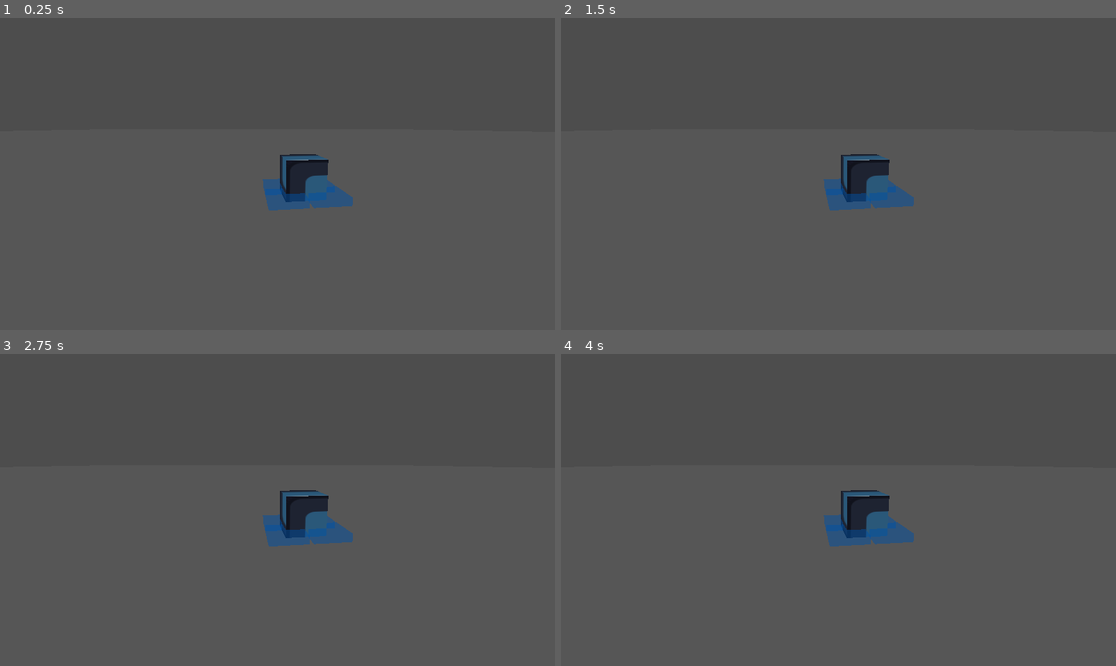
Above: before the commit, frames 1-4 (two rows, left to right).
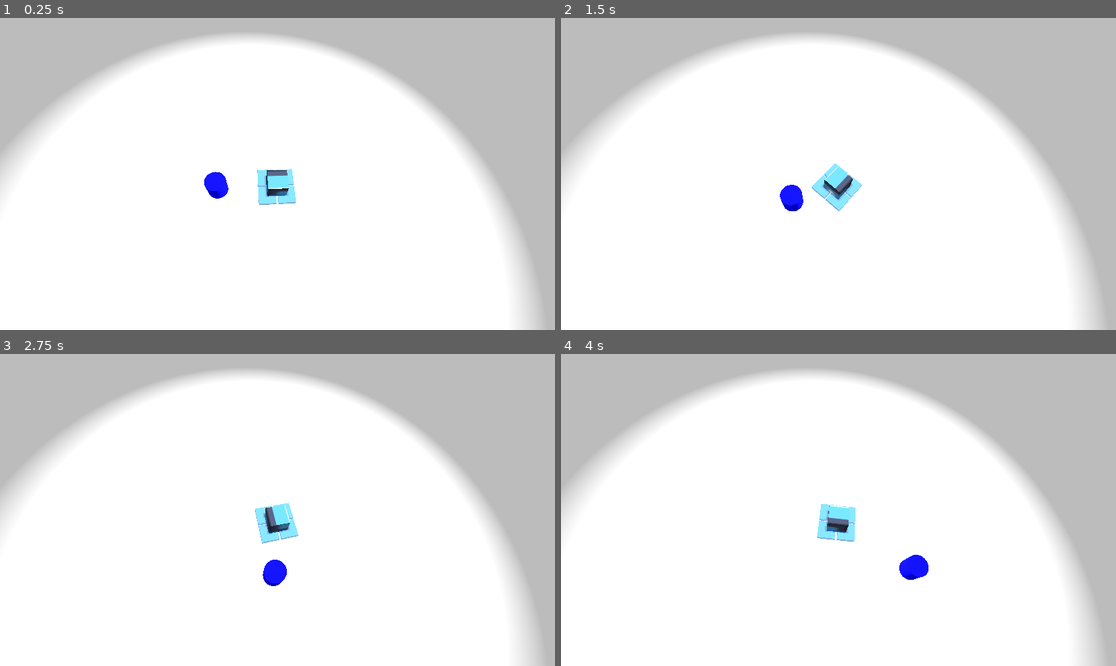
Above: after the commit, the same moments.

Repository: HedgeLizards/major
Game: Godot game, scene res://scenes/world.tscn
The game is run twice, just before and just after one commit, with the same random seed, the same clock (stepped at 60 frames per second) and the same inputs. The engine's default icon, where the game draws it, is replaced by a stand-in: a white triangle on a blue panel in a dark square.
Inputs (mouse positions are in pixels of both pictures, inside the frame that each line leads up to):
- Up to frame 1 (0.25 s): no input
- Up to frame 2 (1.5 s): tap Enter at 0.5 s; move the mouse to (960, 158) at 0.52 s; hold D (right, bound only after the commit) 0.53-1.28 s; move the mouse to (727, 189) at 1.27 s; hold S (backward, bound only after the commit) from 1.28 s (still down)
- Up to frame 3 (2.75 s): move the mouse to (333, 441) at 2.02 s; release S (backward, bound only after the commit) at 2.03 s; hold D (right, bound only after the commit) from 2.03 s (still down)
- Up to frame 4 (4 s): move the mouse to (810, 572) at 2.77 s; release D (right, bound only after the commit) at 2.78 s; hold W (forward, bound only after the commit) 2.78-3.53 s; move the mouse to (1005, 556) at 3.52 s; hold A (left, bound only after the commit) from 3.53 s (still down)

The runs differ from the first frame. In frame 1, 100% of the frame differs, in the area x 0-100%, y 0-100%; in frame 2, 100%; in frame 3, 100%; in frame 4, 100%.

Commit message:
initial player movement

Diff:
--- a/code/Vehicle.gd
+++ b/code/Vehicle.gd
@@ -1,6 +1,8 @@
 extends Node3D
 
 var hovered_cell
+var forward_speed := 5
+var rotation_speed := 1.0 * PI
 
 @onready var camera = $Camera3D
 
@@ -30,9 +32,19 @@
 		return
 
 	if hovered_cell != null:
-		get_node("Cell%d" % hovered_cell).get_surface_override_material(0).albedo_color = Color(0, 0.5, 1, 0.5)
+		get_node("Body/Cell%d" % hovered_cell).get_surface_override_material(0).albedo_color = Color(0, 0.5, 1, 0.5)
 
 	hovered_cell = new_hovered_cell
 
 	if hovered_cell != null:
-		get_node("Cell%d" % hovered_cell).get_surface_override_material(0).albedo_color = Color(1, 0.5, 0, 0.5)
+		get_node("Body/Cell%d" % hovered_cell).get_surface_override_material(0).albedo_color = Color(1, 0.5, 0, 0.5)
+
+
+func _physics_process(delta: float):
+	var inp := Input.get_vector("right", "left", "forward", "backward")
+	var rot := rotation_speed * inp.x * delta
+	var speed := forward_speed * inp.y * delta
+	$Body.rotation.y += rot
+	var vel := Vector2(0, speed).rotated($Body.rotation.y)
+	position.x -= vel.x
+	position.z += vel.y
--- a/project.godot
+++ b/project.godot
@@ -15,6 +15,41 @@
 config/features=PackedStringArray("4.1", "GL Compatibility")
 config/icon="res://icon.svg"
 
+[input]
+
+forward={
+"deadzone": 0.5,
+"events": [Object(InputEventKey,"resource_local_to_scene":false,"resource_name":"","device":-1,"window_id":0,"alt_pressed":false,"shift_pressed":false,"ctrl_pressed":false,"meta_pressed":false,"pressed":false,"keycode":0,"physical_keycode":87,"key_label":0,"unicode":119,"echo":false,"script":null)
+, Object(InputEventKey,"resource_local_to_scene":false,"resource_name":"","device":-1,"window_id":0,"alt_pressed":false,"shift_pressed":false,"ctrl_pressed":false,"meta_pressed":false,"pressed":false,"keycode":0,"physical_keycode":4194320,"key_label":0,"unicode":0,"echo":false,"script":null)
+]
+}
+backward={
+"deadzone": 0.5,
+"events": [Object(InputEventKey,"resource_local_to_scene":false,"resource_name":"","device":-1,"window_id":0,"alt_pressed":false,"shift_pressed":false,"ctrl_pressed":false,"meta_pressed":false,"pressed":false,"keycode":0,"physical_keycode":83,"key_label":0,"unicode":115,"echo":false,"script":null)
+, Object(InputEventKey,"resource_local_to_scene":false,"resource_name":"","device":-1,"window_id":0,"alt_pressed":false,"shift_pressed":false,"ctrl_pressed":false,"meta_pressed":false,"pressed":false,"keycode":0,"physical_keycode":4194322,"key_label":0,"unicode":0,"echo":false,"script":null)
+]
+}
+left={
+"deadzone": 0.5,
+"events": [Object(InputEventKey,"resource_local_to_scene":false,"resource_name":"","device":-1,"window_id":0,"alt_pressed":false,"shift_pressed":false,"ctrl_pressed":false,"meta_pressed":false,"pressed":false,"keycode":0,"physical_keycode":65,"key_label":0,"unicode":97,"echo":false,"script":null)
+, Object(InputEventKey,"resource_local_to_scene":false,"resource_name":"","device":-1,"window_id":0,"alt_pressed":false,"shift_pressed":false,"ctrl_pressed":false,"meta_pressed":false,"pressed":false,"keycode":0,"physical_keycode":4194319,"key_label":0,"unicode":0,"echo":false,"script":null)
+]
+}
+right={
+"deadzone": 0.5,
+"events": [Object(InputEventKey,"resource_local_to_scene":false,"resource_name":"","device":-1,"window_id":0,"alt_pressed":false,"shift_pressed":false,"ctrl_pressed":false,"meta_pressed":false,"pressed":false,"keycode":0,"physical_keycode":68,"key_label":0,"unicode":100,"echo":false,"script":null)
+, Object(InputEventKey,"resource_local_to_scene":false,"resource_name":"","device":-1,"window_id":0,"alt_pressed":false,"shift_pressed":false,"ctrl_pressed":false,"meta_pressed":false,"pressed":false,"keycode":0,"physical_keycode":4194321,"key_label":0,"unicode":0,"echo":false,"script":null)
+]
+}
+cam_left={
+"deadzone": 0.5,
+"events": []
+}
+cam_right={
+"deadzone": 0.5,
+"events": []
+}
+
 [rendering]
 
 renderer/rendering_method="gl_compatibility"
--- a/scenes/vehicle.tscn
+++ b/scenes/vehicle.tscn
@@ -30,34 +30,42 @@
 [node name="Vehicle" type="Node3D"]
 script = ExtResource("2_ewdcd")
 
-[node name="MeshInstance3D" type="MeshInstance3D" parent="."]
+[node name="Camera3D" type="Camera3D" parent="."]
+transform = Transform3D(0.991014, 0.0303444, -0.130274, 0.103771, 0.440125, 0.89192, 0.0844015, -0.897424, 0.433021, -1.308, 10, 4.083)
+
+[node name="Body" type="Node3D" parent="."]
+
+[node name="MeshInstance3D" type="MeshInstance3D" parent="Body"]
 transform = Transform3D(1, 0, 0, 0, 1, 0, 0, 0, 1, 0, 0.5, 0)
 mesh = SubResource("BoxMesh_jw625")
 surface_material_override/0 = SubResource("StandardMaterial3D_7shco")
 
-[node name="Camera3D" type="Camera3D" parent="."]
-transform = Transform3D(0.991014, 0.0303444, -0.130274, 0, 0.973929, 0.226855, 0.133761, -0.224817, 0.965176, -1.30768, 1.75103, 5)
-
-[node name="Cell1" type="MeshInstance3D" parent="."]
+[node name="Cell1" type="MeshInstance3D" parent="Body"]
 transform = Transform3D(1, 0, 0, 0, 1, 0, 0, 0, 1, -0.5, 0.1, -0.5)
 mesh = SubResource("BoxMesh_ga8bv")
 skeleton = NodePath("")
 surface_material_override/0 = SubResource("StandardMaterial3D_jcd57")
 
-[node name="Cell2" type="MeshInstance3D" parent="."]
+[node name="Cell2" type="MeshInstance3D" parent="Body"]
 transform = Transform3D(1, 0, 0, 0, 1, 0, 0, 0, 1, 0.5, 0.1, -0.5)
 mesh = SubResource("BoxMesh_ga8bv")
 skeleton = NodePath("")
 surface_material_override/0 = SubResource("StandardMaterial3D_6xa04")
 
-[node name="Cell3" type="MeshInstance3D" parent="."]
+[node name="Cell3" type="MeshInstance3D" parent="Body"]
 transform = Transform3D(1, 0, 0, 0, 1, 0, 0, 0, 1, 0.5, 0.1, 0.5)
 mesh = SubResource("BoxMesh_ga8bv")
 skeleton = NodePath("")
 surface_material_override/0 = SubResource("StandardMaterial3D_ohfkx")
 
-[node name="Cell4" type="MeshInstance3D" parent="."]
+[node name="Cell4" type="MeshInstance3D" parent="Body"]
 transform = Transform3D(1, 0, 0, 0, 1, 0, 0, 0, 1, -0.5, 0.1, 0.5)
 mesh = SubResource("BoxMesh_ga8bv")
 skeleton = NodePath("")
 surface_material_override/0 = SubResource("StandardMaterial3D_044sg")
+
+[node name="OmniLight3D" type="OmniLight3D" parent="."]
+transform = Transform3D(1, 0, 0, 0, 1, 0, 0, 0, 1, 0, 5, 0)
+shadow_enabled = true
+omni_range = 15.0
+omni_attenuation = 0.120742
--- a/scenes/world.tscn
+++ b/scenes/world.tscn
@@ -1,14 +1,21 @@
-[gd_scene load_steps=4 format=3 uid="uid://2irnh6o5hk08"]
+[gd_scene load_steps=7 format=3 uid="uid://2irnh6o5hk08"]
 
 [ext_resource type="PackedScene" uid="uid://dukdcih3ch01f" path="res://scenes/vehicle.tscn" id="1_y0lji"]
 
 [sub_resource type="Environment" id="Environment_jg4cu"]
 ambient_light_source = 2
 ambient_light_color = Color(1, 1, 1, 1)
-ambient_light_energy = 0.37
+ambient_light_energy = 0.5
 
 [sub_resource type="PlaneMesh" id="PlaneMesh_l287f"]
 size = Vector2(200, 300)
+
+[sub_resource type="StandardMaterial3D" id="StandardMaterial3D_leg26"]
+
+[sub_resource type="StandardMaterial3D" id="StandardMaterial3D_sdyhi"]
+albedo_color = Color(0, 0, 1, 1)
+
+[sub_resource type="CylinderMesh" id="CylinderMesh_pcac1"]
 
 [node name="World" type="Node3D"]
 
@@ -18,5 +25,11 @@
 [node name="Floor" type="MeshInstance3D" parent="."]
 mesh = SubResource("PlaneMesh_l287f")
 skeleton = NodePath("../Vehicle")
+surface_material_override/0 = SubResource("StandardMaterial3D_leg26")
 
 [node name="Vehicle" parent="." instance=ExtResource("1_y0lji")]
+
+[node name="MeshInstance3D" type="MeshInstance3D" parent="."]
+transform = Transform3D(1, 0, 0, 0, 1, 0, 0, 0, 1, -2.98669, 0, 0)
+material_override = SubResource("StandardMaterial3D_sdyhi")
+mesh = SubResource("CylinderMesh_pcac1")
